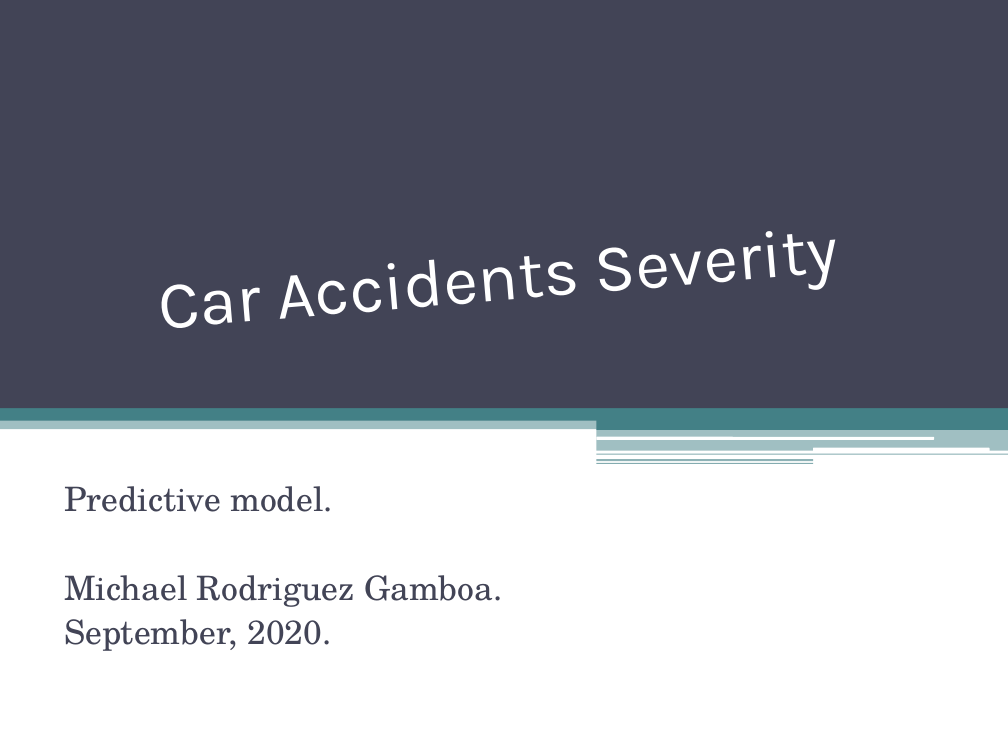
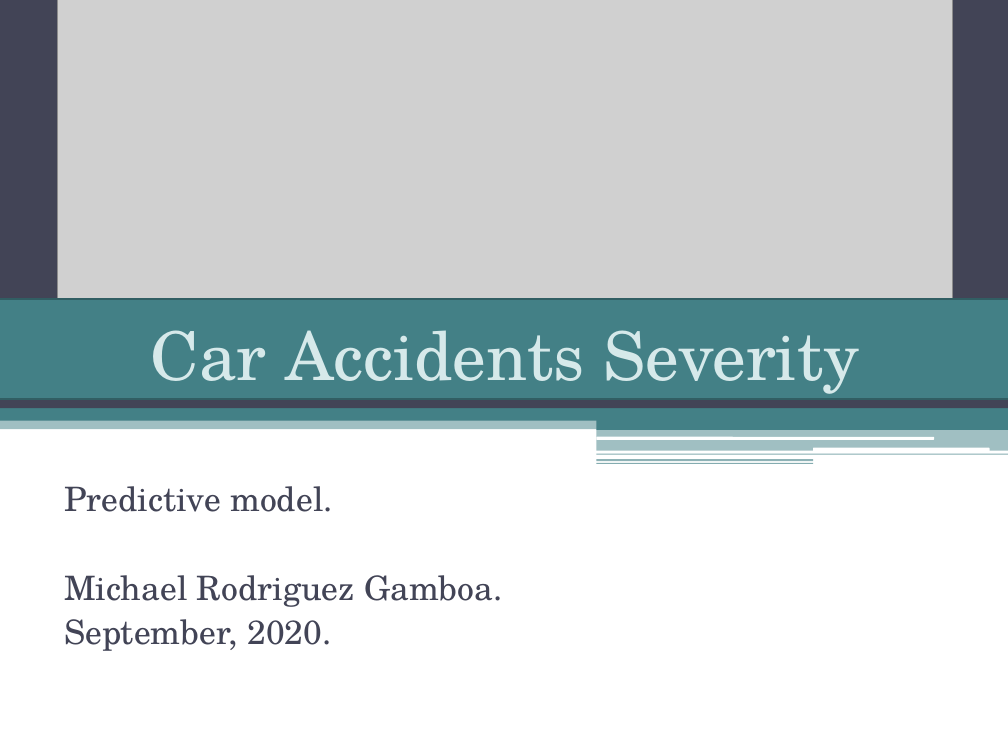
Before and after one commit to michaelrodgam/Coursera_Capstone, a slide deck: slide 1 of Presentation.pptx. Drawn at 1008x756 pixels with LibreOffice and Linux fonts; fonts in the diff are those of the drawing; grey boxes stand for pictures. Boxes give left, top, right and bottom in pixels: in the first picture for what was removed or moved away, otherwise in the second. Text is boxed around its words. In the diff, an @@ line names an element or a change of style, - is before the commit and + after.

```diff
--- a/Presentation.pptx
+++ b/Presentation.pptx
@@ picture added at [57, 0, 953, 397] @@
@@ title "Car Accidents Severity" at [0, 299, 1008, 399]: font Karla to TeX Gyre Schola, text colour #FFFFFF to #D6E9EA; fill none to #438086; outline none to #325F63 1.5 pt; rotation 355 to 0 degrees @@
```
Also in this commit, not shown: 5 slides added, 5 slides removed, 6 other files.
